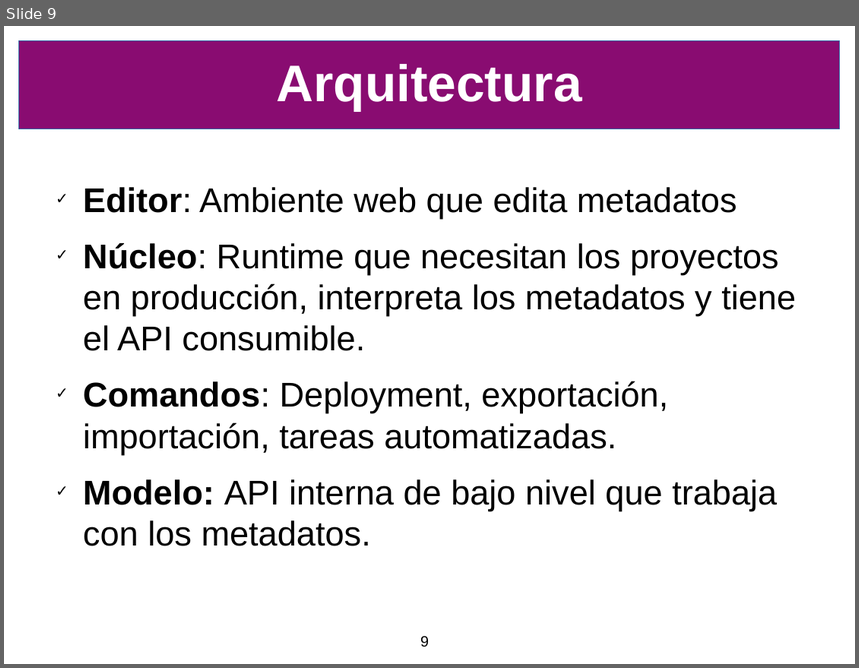
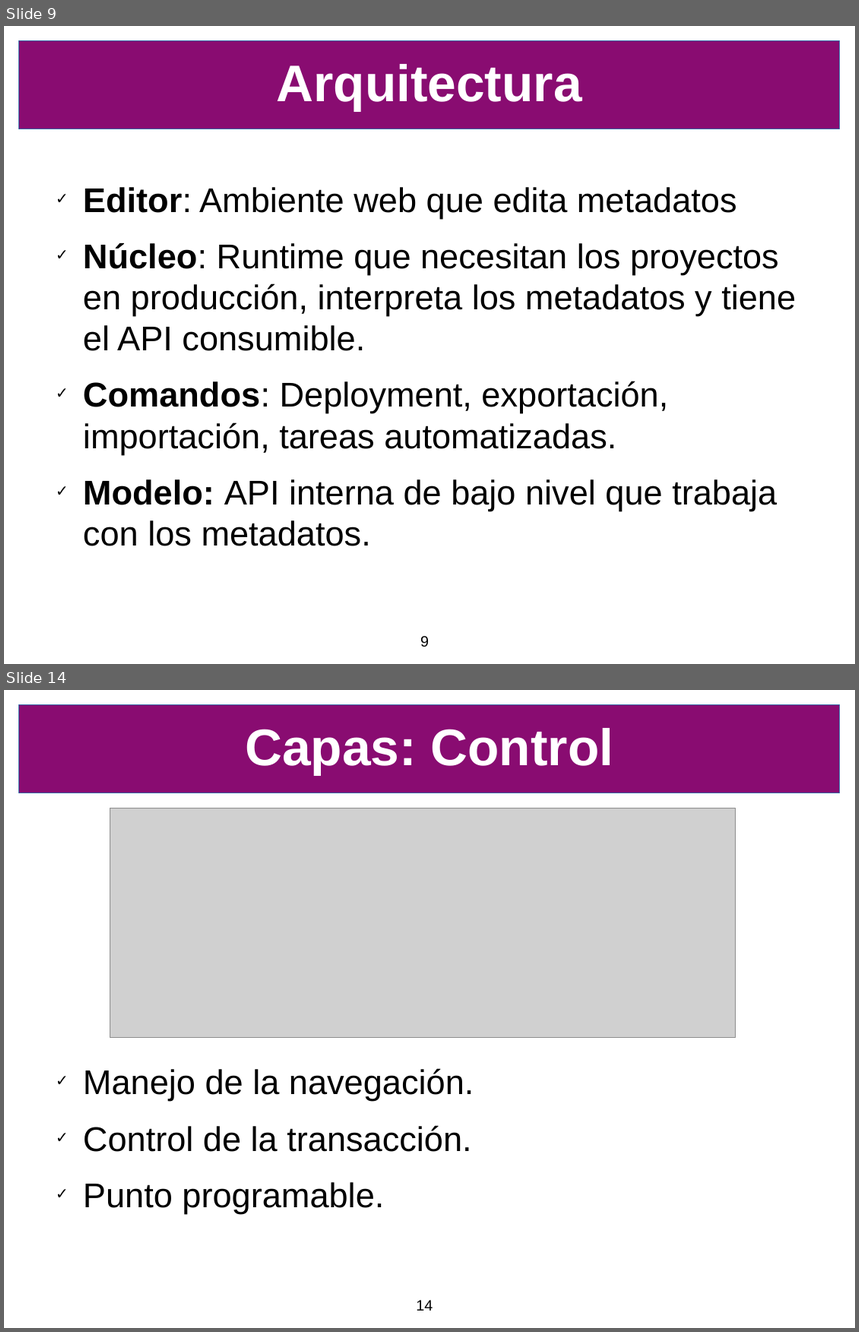
Before and after one commit to SIU-Toba/framework, a slide deck: doc/presentacion/CafeConf2006.odp. Shown one above the other, each under a label of ours: slide 9 before the commit, slides 9 and 14 after it; the slides between them are not shown. The pictures are 859x668 and 859x1332 pixels, drawn with LibreOffice and Linux fonts; fonts in the diff are those of the drawing; grey boxes stand for pictures; background and template pictures are left out. Boxes give left, top, right and bottom in pixels: in the first picture for what was removed or moved away, otherwise in the second. Text is boxed around its words. In the diff, an @@ line names an element or a change of style, - is before the commit and + after.

Commit message:
La presentación con algunos screenshots para mitigar el aburrimiento

```diff
--- a/doc/presentacion/CafeConf2006.odp
+++ b/doc/presentacion/CafeConf2006.odp
@@ slide 14 added at (4, 690, 855, 1328), background #FFFFFF; not listed: 1 template element that a slide beside it also shows @@
@@ title added at (245, 728, 614, 775), 48 pt, text #FFFFFF, bold @@
+Capas: Control
@@ picture added at (110, 808, 736, 1037) @@
@@ text added at (83, 1068, 474, 1214), 32 pt, text #000000 @@
+✓ Manejo de la navegación.
+✓ Control de la transacción.
+✓ Punto programable.
@@ page number added at (416, 1300, 433, 1311), 14 pt, text #000000 @@
+14
```
Also in this commit, not shown: 7 other slides added, 1 slide removed, 1 other file.
